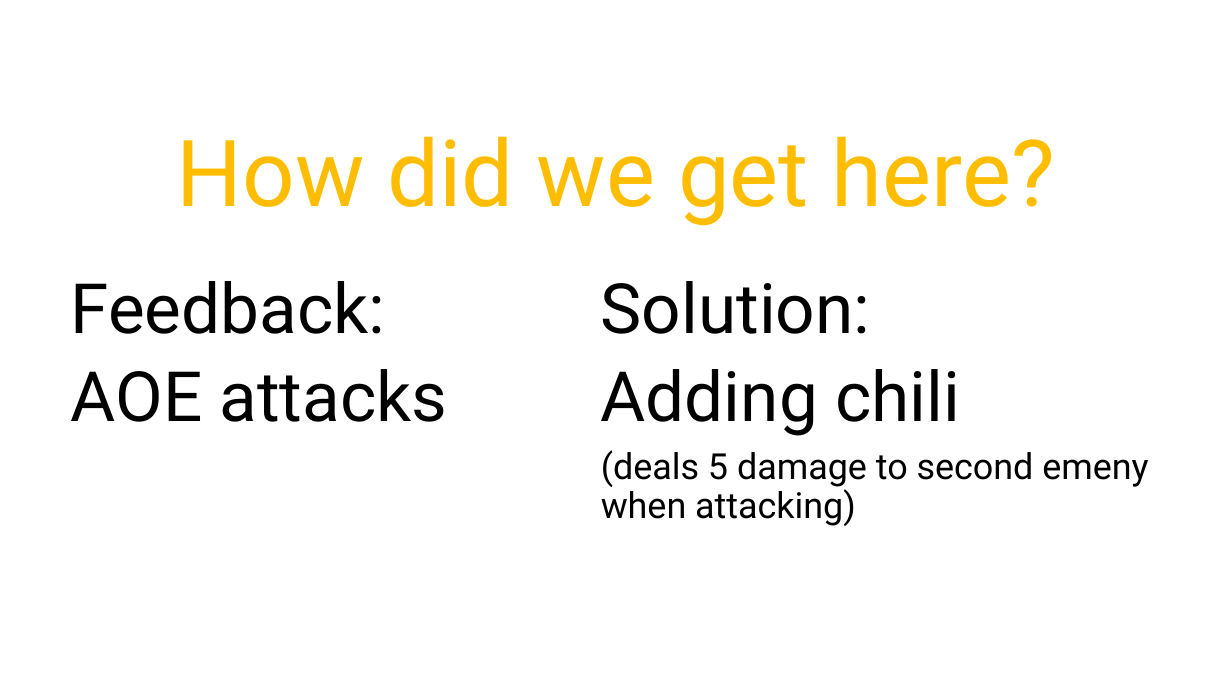
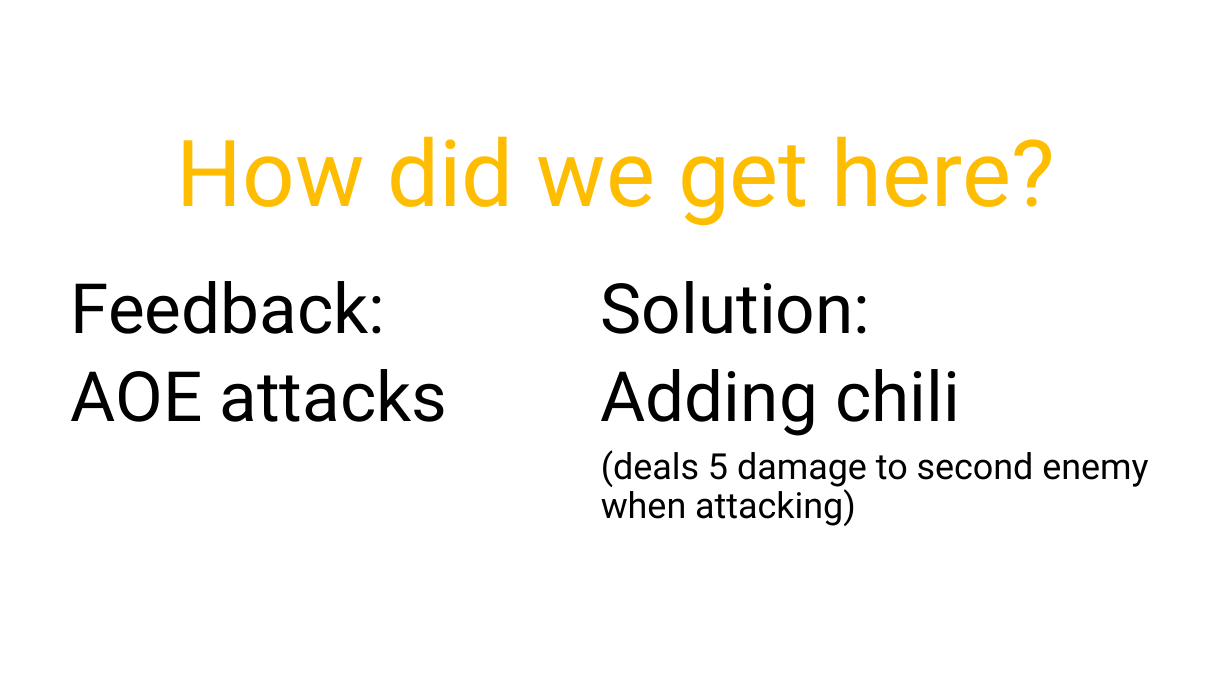
Before and after one commit to LukasVanDenBranden/GameScript-BoardGame, a slide deck: slide 15 of SuperAutoPetsPresentation.pptx. Drawn at 1232x693 pixels with LibreOffice and Linux fonts; fonts in the diff are those of the drawing. Boxes give left, top, right and bottom in pixels: in the first picture for what was removed or moved away, otherwise in the second. Text is boxed around its words. In the diff, an @@ line names an element or a change of style, - is before the commit and + after.

Commit message:
Powerpoint

```diff
--- a/SuperAutoPetsPresentation.pptx
+++ b/SuperAutoPetsPresentation.pptx
@@ text at box(601, 450, 1148, 526): text changed @@
-(deals 5 damage to second emeny
-when attacking)
+(deals 5 damage to second enemy
+when attacking)
```
Also in this commit, not shown: 3 other slides changed.
